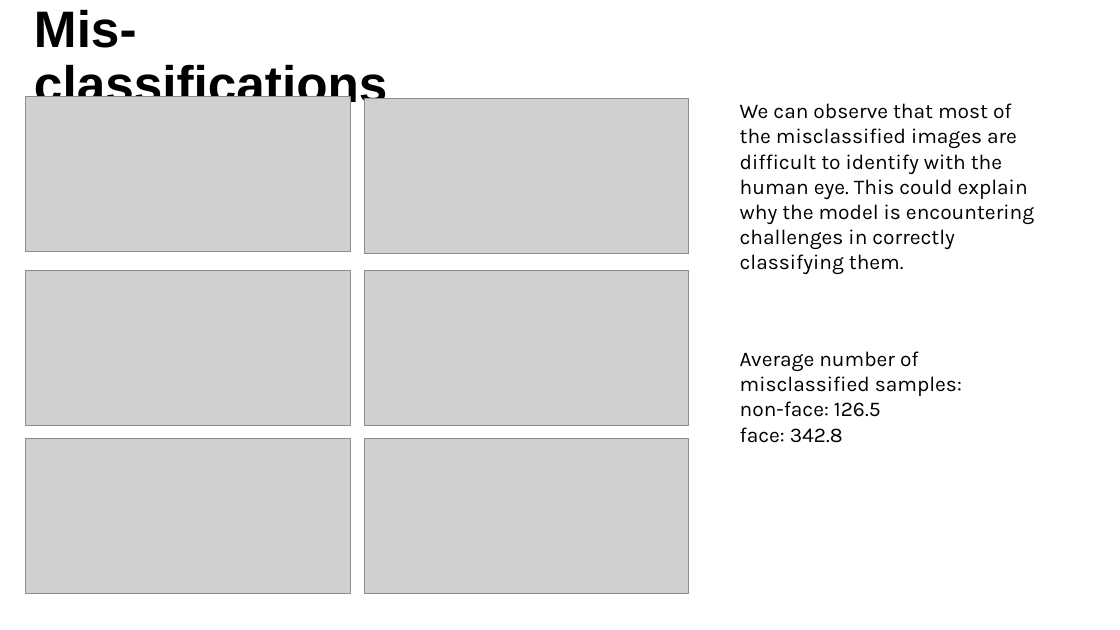
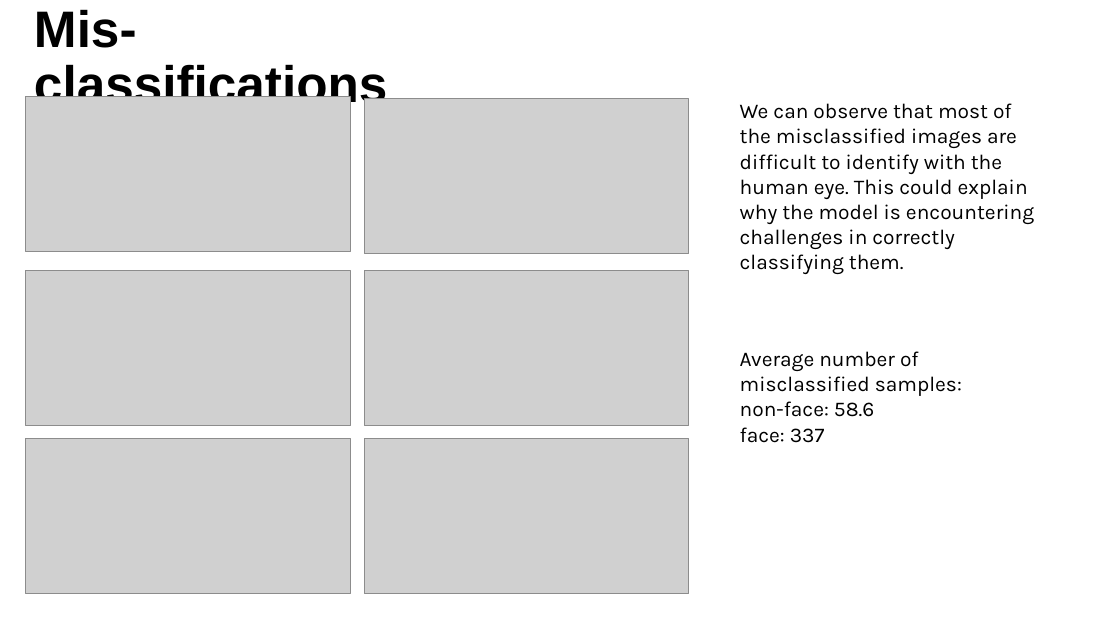
Before and after one commit to noatal345/Image_Classification_Task, a slide deck: slide 7 of results.pptx. Drawn at 1120x630 pixels with LibreOffice and Linux fonts; fonts in the diff are those of the drawing; grey boxes stand for pictures; background and template pictures are left out. Boxes give left, top, right and bottom in pixels: in the first picture for what was removed or moved away, otherwise in the second. Text is boxed around its words. In the diff, an @@ line names an element or a change of style, - is before the commit and + after.

```diff
--- a/results.pptx
+++ b/results.pptx
@@ text at (x1=740, y1=351, x2=962, y2=443): text changed @@
-Average number of misclassified samples:
-non-face: 126.5
-face: 342.8
+Average number of misclassified samples:
+non-face: 58.6
+face: 337
```
Also in this commit, not shown: 6 other files.
